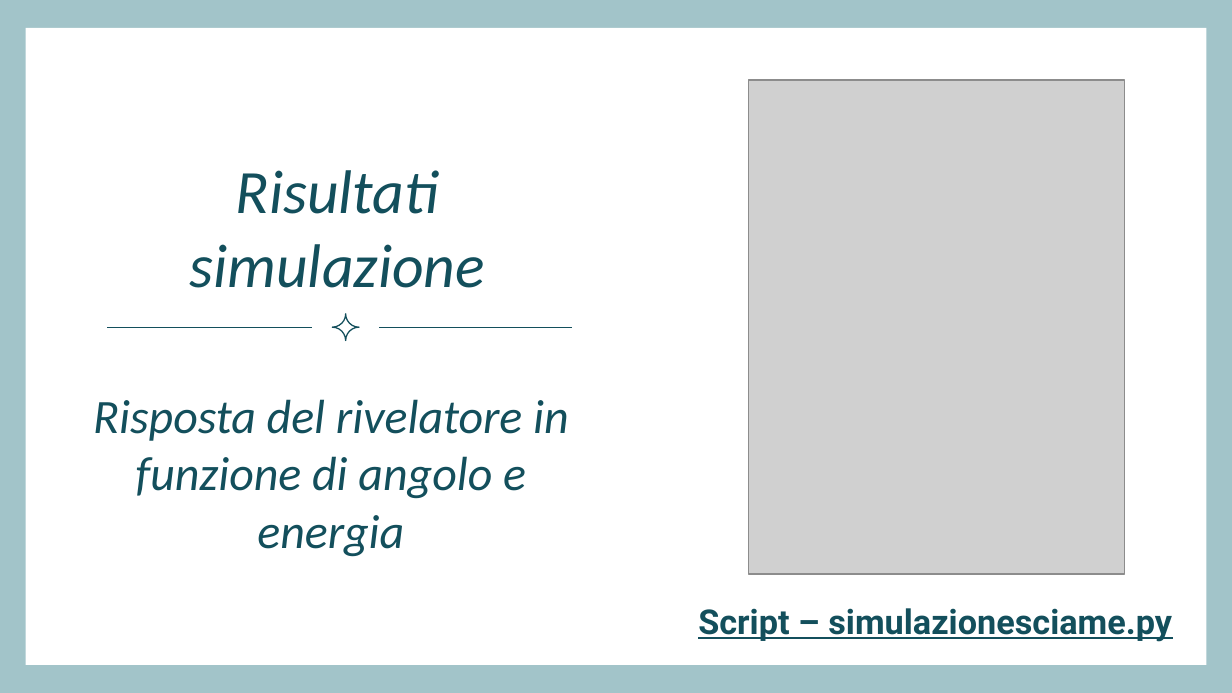
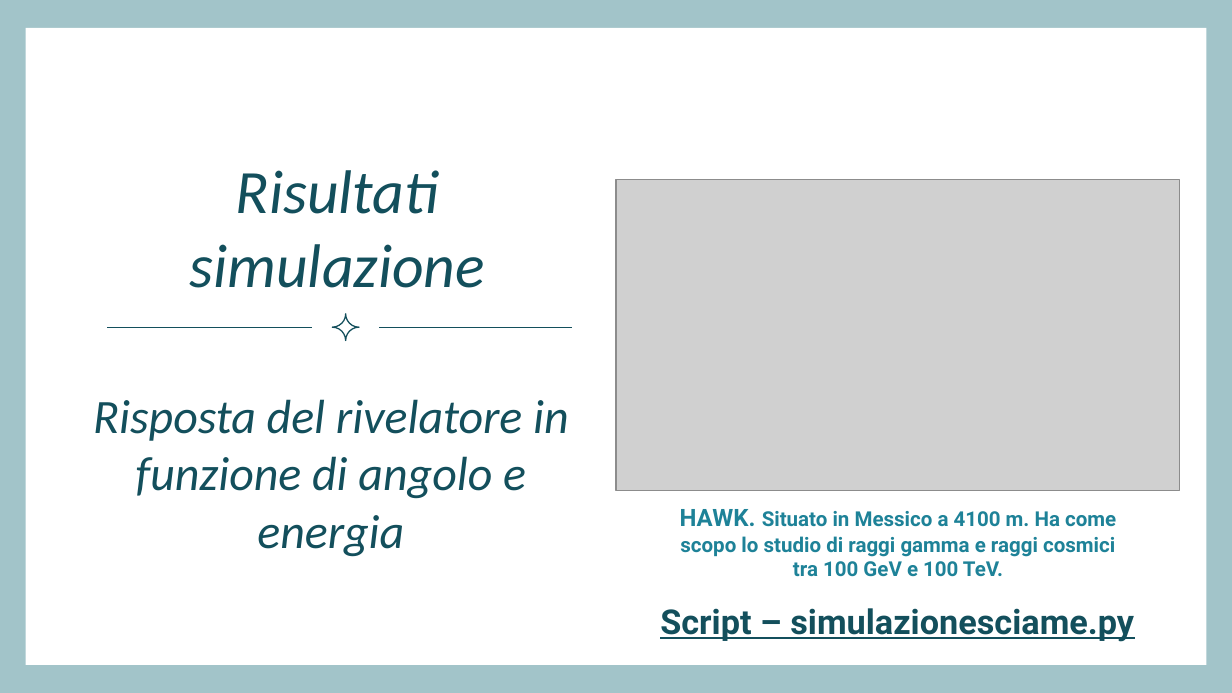
Before and after one commit to irenegentili/Progetto-Metodi-Computazionali, a slide deck: slide 12 of campionamento_sciami_atmosferici_ad_alta_quota_Irene_Gentili.pptx. Drawn at 1232x693 pixels with LibreOffice and Linux fonts; fonts in the diff are those of the drawing; grey boxes stand for pictures. Boxes give left, top, right and bottom in pixels: in the first picture for what was removed or moved away, otherwise in the second. Text is boxed around its words. In the diff, an @@ line names an element or a change of style, - is before the commit and + after.

```diff
--- a/campionamento_sciami_atmosferici_ad_alta_quota_Irene_Gentili.pptx
+++ b/campionamento_sciami_atmosferici_ad_alta_quota_Irene_Gentili.pptx
@@ picture removed at [749, 80, 1125, 574] @@
@@ picture added at [616, 180, 1179, 492] @@
@@ text added at [680, 509, 1116, 577], 12 pt, text #1E8298, bold @@
+HAWK. Situato in Messico a 4100 m. Ha come scopo lo studio di raggi gamma e raggi cosmici tra 100 GeV e 100 TeV.
@@ text "Script – simulazionesciame.py": place and size @@
-text "Script – simulazionesciame.py" at [698, 608, 1172, 642]
+text "Script – simulazionesciame.py" at [660, 608, 1134, 642]
```
Also in this commit, not shown: 1 other slide changed.
